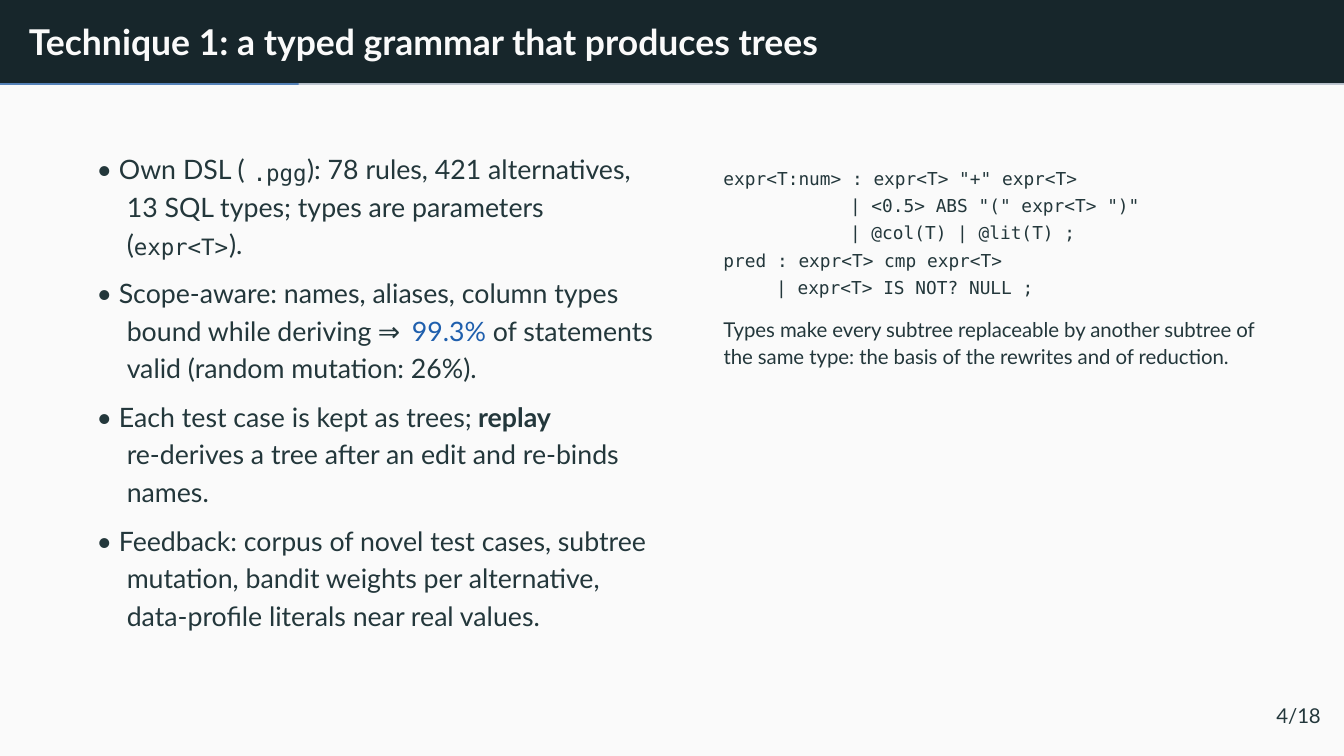
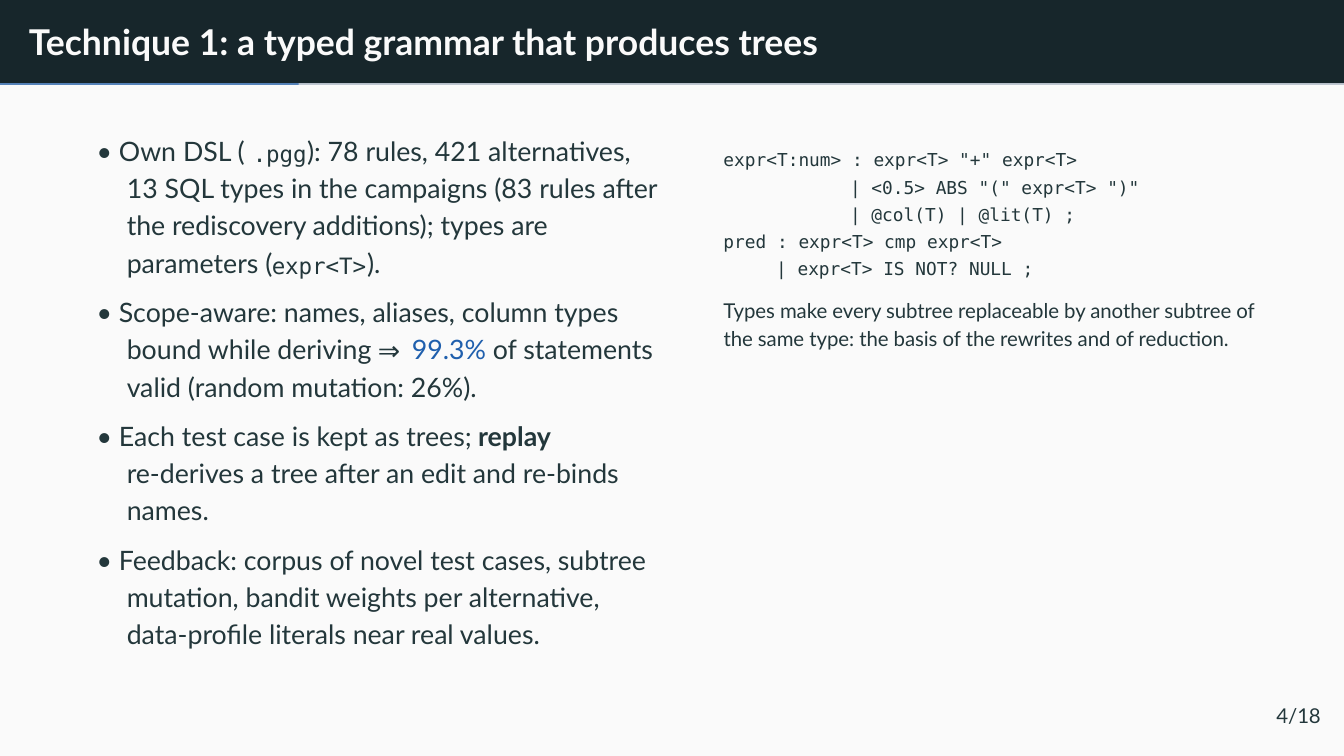
Before and after one commit to v28k/cs5187-term-project, a slide deck: slide 6 of completion/slides/final_presentation.pptx. Drawn at 1344x756 pixels with LibreOffice and Linux fonts; fonts in the diff are those of the drawing. Boxes give left, top, right and bottom in pixels: in the first picture for what was removed or moved away, otherwise in the second. Text is boxed around its words. In the diff, an @@ line names an element or a change of style, - is before the commit and + after.

```diff
--- a/completion/slides/final_presentation.pptx
+++ b/completion/slides/final_presentation.pptx
@@ text at (x1=127, y1=177, x2=658, y2=203): text changed @@
-13 SQL types; types are parameters
+13 SQL types in the campaigns (83 rules after
@@ text removed at (x1=126, y1=228, x2=151, y2=260) @@
-(
@@ text added at (x1=127, y1=214, x2=548, y2=240), 9 pt, text #23373B @@
+the rediscovery additions); types are
@@ text added at (x1=127, y1=255, x2=259, y2=278), 9 pt, text #23373B @@
+parameters (
@@ text "expr<T>" moved from (x1=134, y1=238, x2=228, y2=260) to (x1=272, y1=257, x2=366, y2=279) @@
@@ text ")." moved from (x1=228, y1=228, x2=254, y2=260) to (x1=367, y1=247, x2=393, y2=279) @@
@@ 7 texts moved together from (x1=119, y1=159, x2=1254, y2=341) to (x1=119, y1=141, x2=1254, y2=322) @@
@@ 3 texts moved together from (x1=253, y1=168, x2=1229, y2=368) to (x1=253, y1=149, x2=1229, y2=350) @@
@@ text "⇒" moved from (x1=378, y1=316, x2=403, y2=348) to (x1=378, y1=333, x2=403, y2=365) @@
@@ 10 texts moved together from (x1=119, y1=283, x2=653, y2=631) to (x1=119, y1=302, x2=653, y2=649) @@
```
Also in this commit, not shown: 7 other slides changed, 13 other files.
